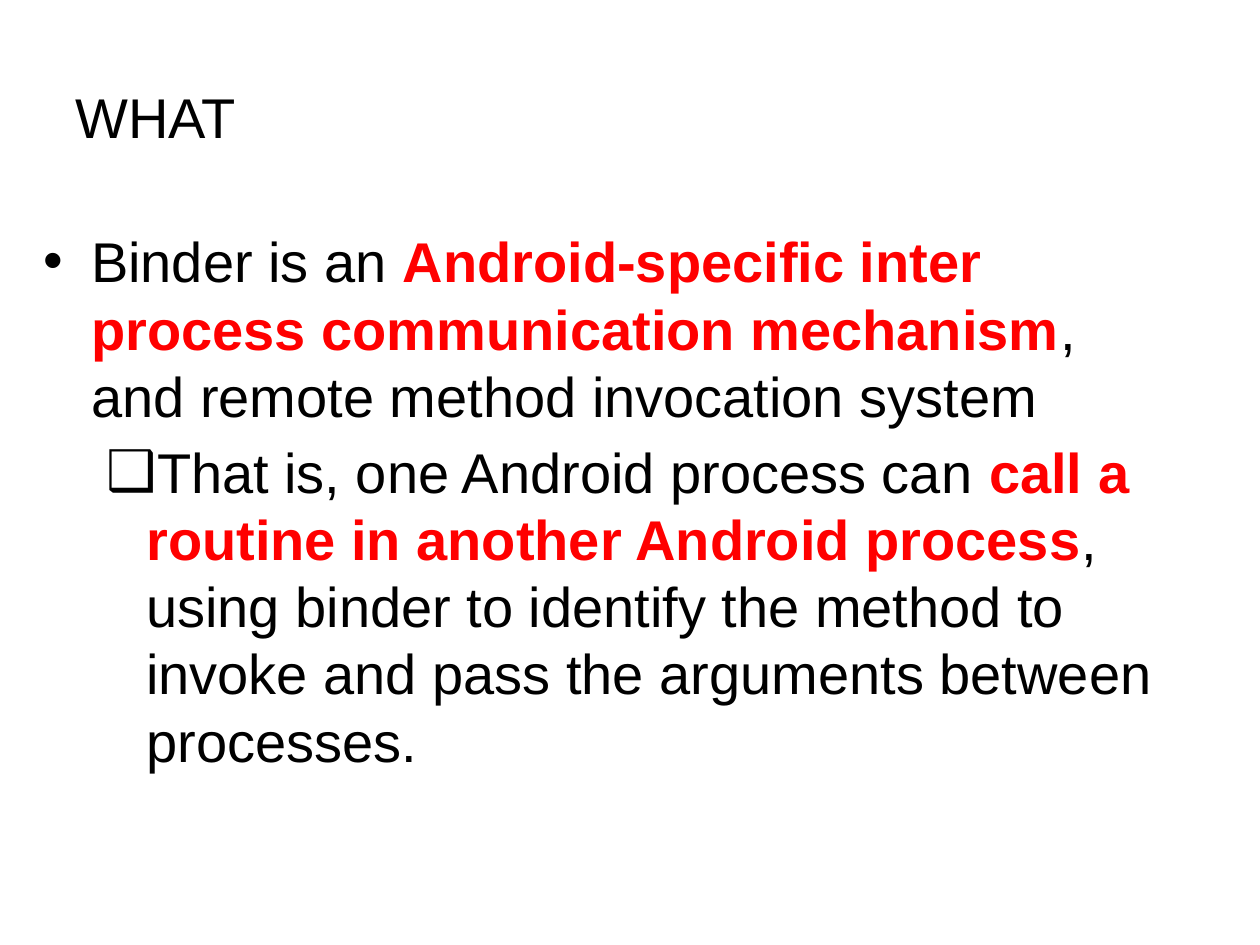
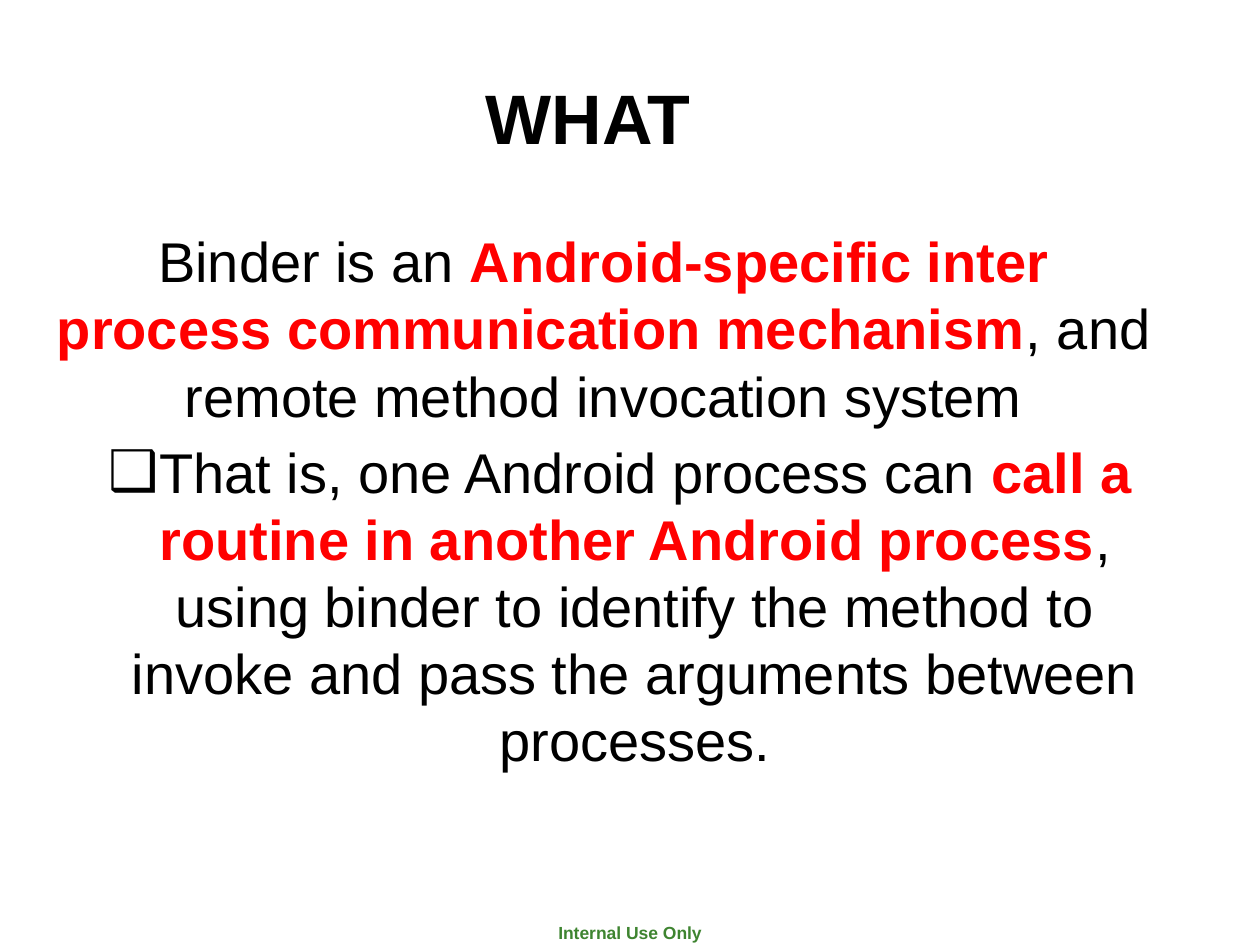
Before and after one commit to marcoxu/Documents, a slide deck: slide 2 of Introduction of Binder.ppt. Drawn at 1260x945 pixels with LibreOffice and Linux fonts; fonts in the diff are those of the drawing; background and template pictures are left out. Boxes give left, top, right and bottom in pixels: in the first picture for what was removed or moved away, otherwise in the second. Text is boxed around its words. In the diff, an @@ line names an element or a change of style, - is before the commit and + after.

```diff
--- a/Introduction of Binder.ppt
+++ b/Introduction of Binder.ppt
@@ title "WHAT" at bbox=[486, 96, 690, 144]: size 32 to 40 pt, bold on; alignment left to centre @@
@@ text "Binder is an Android-specific inter ..." at bbox=[57, 241, 1150, 772]: alignment left to centre; bullet • to none; indent changed @@
@@ text added at bbox=[558, 926, 702, 943], 10 pt, text #3E8430, bold @@
+Internal Use Only
```
Also in this commit, not shown: 19 other slides changed, 1 slide added, 4 other files.
